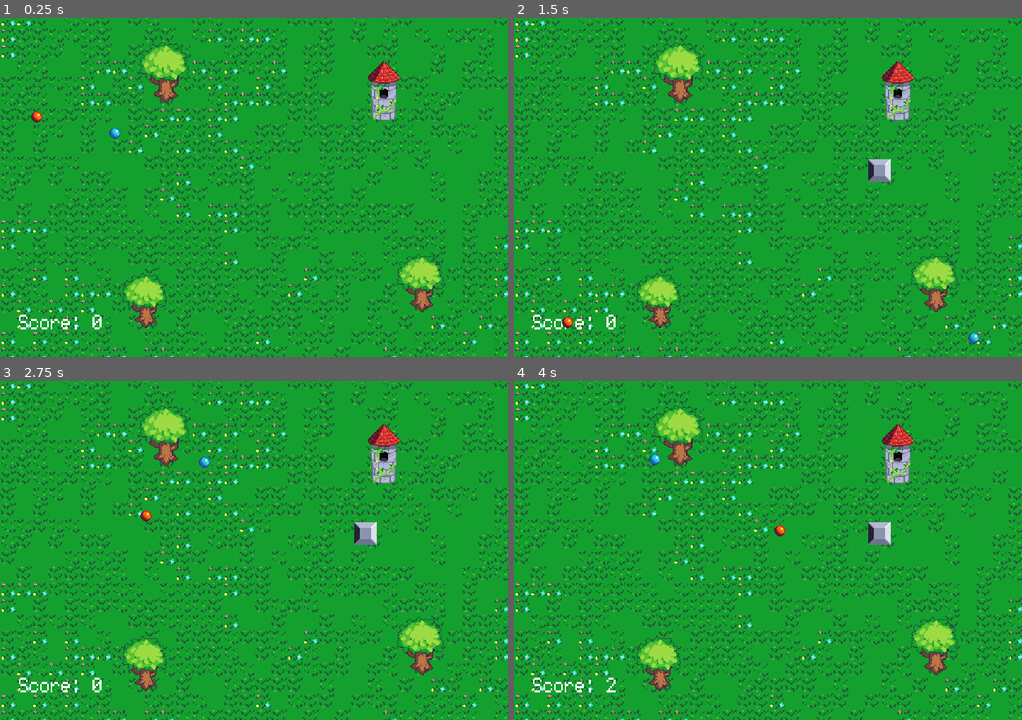
Above: before the commit, frames 1-4 (two rows, left to right).
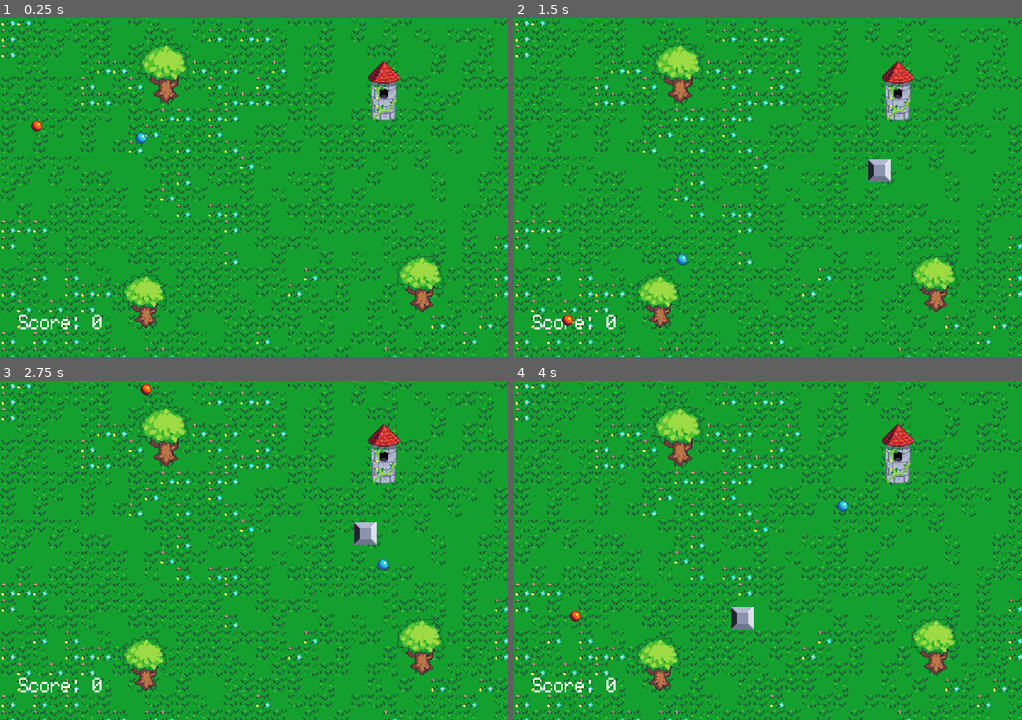
Above: after the commit, the same moments.

Repository: ShrimpCatDev/blockly
Game: Godot game, scene res://scenes/main.tscn
The game is run twice, just before and just after one commit, with the same random seed, the same clock (stepped at 60 frames per second) and the same inputs.
Inputs (mouse positions are in pixels of both pictures, inside the frame that each line leads up to):
- Up to frame 1 (0.25 s): no input
- Up to frame 2 (1.5 s): tap Enter at 0.5 s; move the mouse to (879, 170) at 0.52 s; hold Right 0.53-1.28 s; tap Alt at 0.6 s; click (879, 170) at 0.67 s; move the mouse to (666, 204) at 1.27 s; hold Down from 1.28 s (still down); tap Shift at 1.35 s
- Up to frame 3 (2.75 s): move the mouse to (304, 475) at 2.02 s; release Down at 2.03 s; hold Right from 2.03 s (still down); tap Alt at 2.1 s
- Up to frame 4 (4 s): move the mouse to (742, 618) at 2.77 s; release Right at 2.78 s; hold Up 2.78-3.53 s; tap Shift at 2.85 s; click (742, 618) at 2.92 s; move the mouse to (920, 601) at 3.52 s; hold Left from 3.53 s (still down); tap Alt at 3.6 s

The runs differ from the first frame. In frame 1, 0.2% of the frame differs, in the area x 6-29%, y 27-38%; in frame 2, 0.2%; in frame 3, 0.2%; in frame 4, 0.8%, in the area x 10-75%, y 21-92%.

Commit message:
Update good_ball.gd

Diff:
--- a/scenes/good_ball.gd
+++ b/scenes/good_ball.gd
@@ -1,4 +1,4 @@
 extends RigidBody2D
 
 func _init():
-	apply_impulse(Vector2(randf_range(-100, 100)*5, randf_range(-100, 100)*5))
+	apply_impulse(Vector2(randf_range(-140, 140)*5, randf_range(-140, 140)*5))
